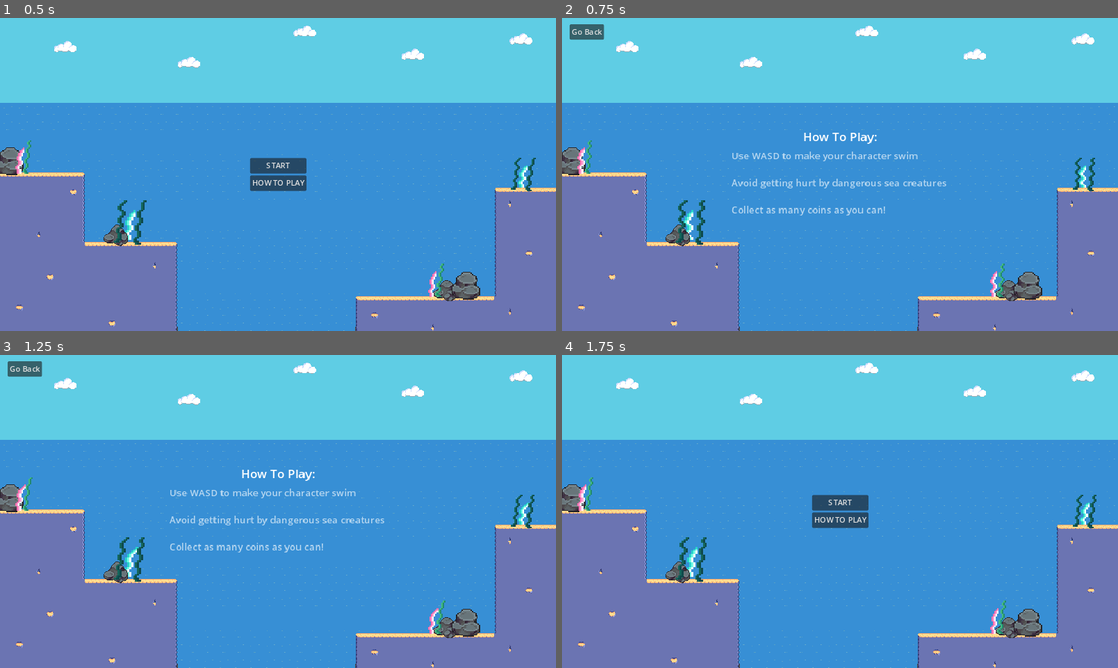
Above: before the commit, frames 1-4 (two rows, left to right).
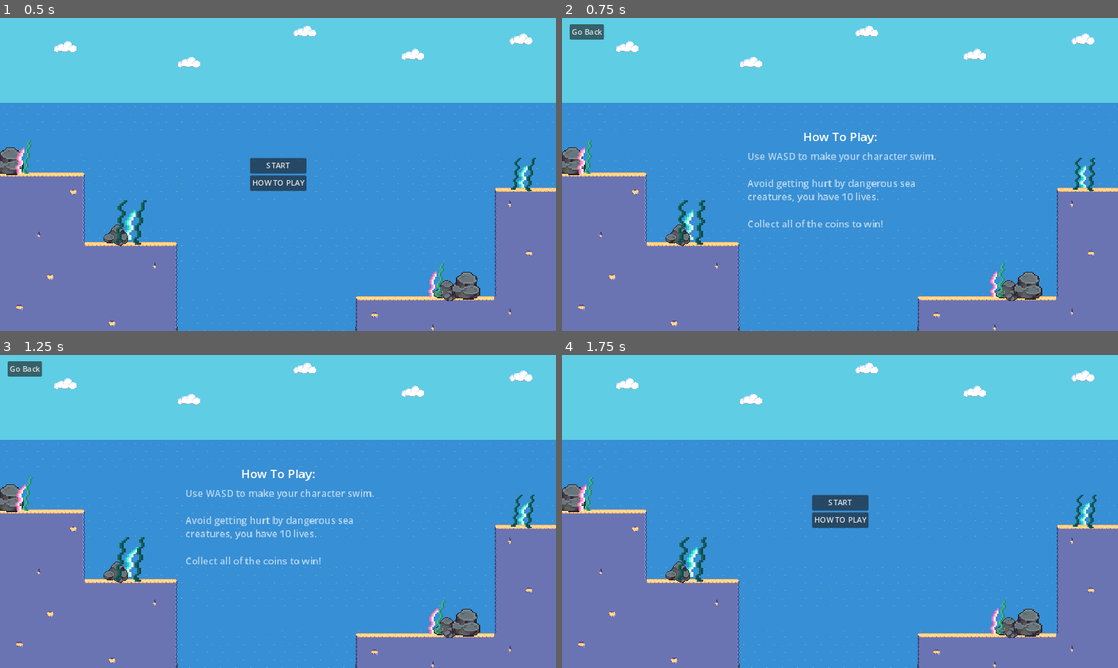
Above: after the commit, the same moments.

Repository: Steven-UY/2D-Game-Project
Game: Godot game, scene res://Scenes/mainMenu.tscn
Two runs of this game, one before a commit and one after it. Both use one fixed random seed, a clock stepped at 60 frames per second and the inputs below.
Inputs:
- Up to frame 1 (0.5 s): no input
- Up to frame 2 (0.75 s): click "HOW TO PLAY" at 0.5 s
- Up to frame 3 (1.25 s): no input
- Up to frame 4 (1.75 s): click "Go Back" at 1.25 s

Frame 1 is identical in both runs. In frame 2, 1.7% of the frame differs, in the area x 30-70%, y 42-67%; in frame 3, 1.7%; in frame 4, nothing differs.

Commit message:
final polishing, added music to menu and post death

Diff:
--- a/vgd-lab-3/Scenes/instructions.tscn
+++ b/vgd-lab-3/Scenes/instructions.tscn
@@ -1013,19 +1013,19 @@
 anchor_top = 0.5
 anchor_right = 0.5
 anchor_bottom = 0.5
-offset_left = -226.0
-offset_top = 26.0
-offset_right = 226.0
-offset_bottom = 168.0
+offset_left = -193.0
+offset_top = 26.5
+offset_right = 259.0
+offset_bottom = 235.5
 grow_horizontal = 2
 grow_vertical = 2
 theme_override_colors/default_color = Color(0.726349, 0.847119, 0.940515, 1)
 theme_override_font_sizes/normal_font_size = 20
-text = "Use WASD to make your character swim
-
-Avoid getting hurt by dangerous sea creatures
-
-Collect as many coins as you can!"
+text = "Use WASD to make your character swim.
+
+Avoid getting hurt by dangerous sea creatures, you have 10 lives.
+
+Collect all of the coins to win!"
 
 [node name="water" type="TileMapLayer" parent="."]
 modulate = Color(0.517647, 0.780392, 0.992157, 1)
--- a/vgd-lab-3/Scenes/mainMenu.tscn
+++ b/vgd-lab-3/Scenes/mainMenu.tscn
@@ -7,6 +7,7 @@
 [ext_resource type="PackedScene" uid="uid://b1f8eoq8mwx3" path="res://Scenes/PinkGreencCorals.tscn" id="4_xkr82"]
 [ext_resource type="Texture2D" uid="uid://chd53435mh661" path="res://Assets/BunchOfRocks_Pack/RockPack128x128.png" id="5_6reqv"]
 [ext_resource type="PackedScene" uid="uid://xa0j137r4jkk" path="res://Scenes/GreenCyanCoral.tscn" id="6_hyrl2"]
+[ext_resource type="AudioStream" uid="uid://22qe3jhrhh2n" path="res://audio/maringa-conga-246609.mp3" id="8_ksrf1"]
 
 [sub_resource type="TileSetAtlasSource" id="TileSetAtlasSource_wlhaw"]
 texture = ExtResource("2_ymrql")
@@ -1073,5 +1074,9 @@
 region_enabled = true
 region_rect = Rect2(98.6288, 58.6868, 27.4261, 30.4317)
 
+[node name="AudioStreamPlayer2D" type="AudioStreamPlayer2D" parent="."]
+stream = ExtResource("8_ksrf1")
+autoplay = true
+
 [connection signal="pressed" from="VBoxContainer/Start" to="." method="_on_start_pressed"]
 [connection signal="pressed" from="VBoxContainer/HowToPlay" to="." method="_on_how_to_play_pressed"]
--- a/vgd-lab-3/deathScreen.tscn
+++ b/vgd-lab-3/deathScreen.tscn
@@ -1,9 +1,10 @@
-[gd_scene load_steps=7 format=4 uid="uid://jsxwtl53qccu"]
+[gd_scene load_steps=8 format=4 uid="uid://jsxwtl53qccu"]
 
 [ext_resource type="Script" path="res://deathScreen.gd" id="1_jr2v3"]
 [ext_resource type="AudioStream" uid="uid://hr0nbiqstp6g" path="res://audio/game-over-arcade-6435.mp3" id="2_604bx"]
 [ext_resource type="Texture2D" uid="uid://bm242c7i1pp72" path="res://Assets/watertileset.png" id="2_imhr4"]
 [ext_resource type="PackedScene" uid="uid://gwb5v2pyr6hl" path="res://Scenes/enemies/sawshark.tscn" id="3_2jyj4"]
+[ext_resource type="AudioStream" uid="uid://22qe3jhrhh2n" path="res://audio/maringa-conga-246609.mp3" id="5_k1ml6"]
 
 [sub_resource type="TileSetAtlasSource" id="TileSetAtlasSource_vaca7"]
 texture = ExtResource("2_imhr4")
@@ -466,4 +467,8 @@
 position = Vector2(-138, 31)
 scale = Vector2(1.4, 1.4)
 
+[node name="AudioStreamPlayer2D2" type="AudioStreamPlayer2D" parent="."]
+stream = ExtResource("5_k1ml6")
+autoplay = true
+
 [connection signal="pressed" from="Label/Button" to="." method="_on_button_pressed"]
Not shown: 1 places in vgd-lab-3/Scenes/mainMenu.tscn that only renumber resources
